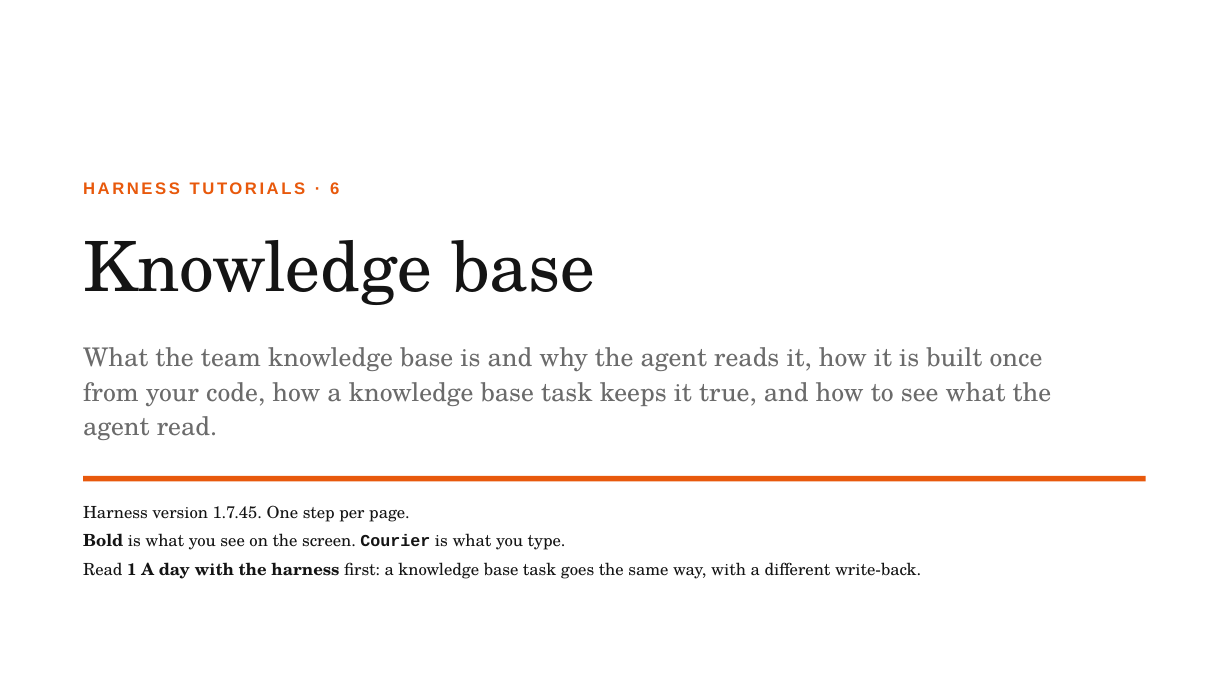
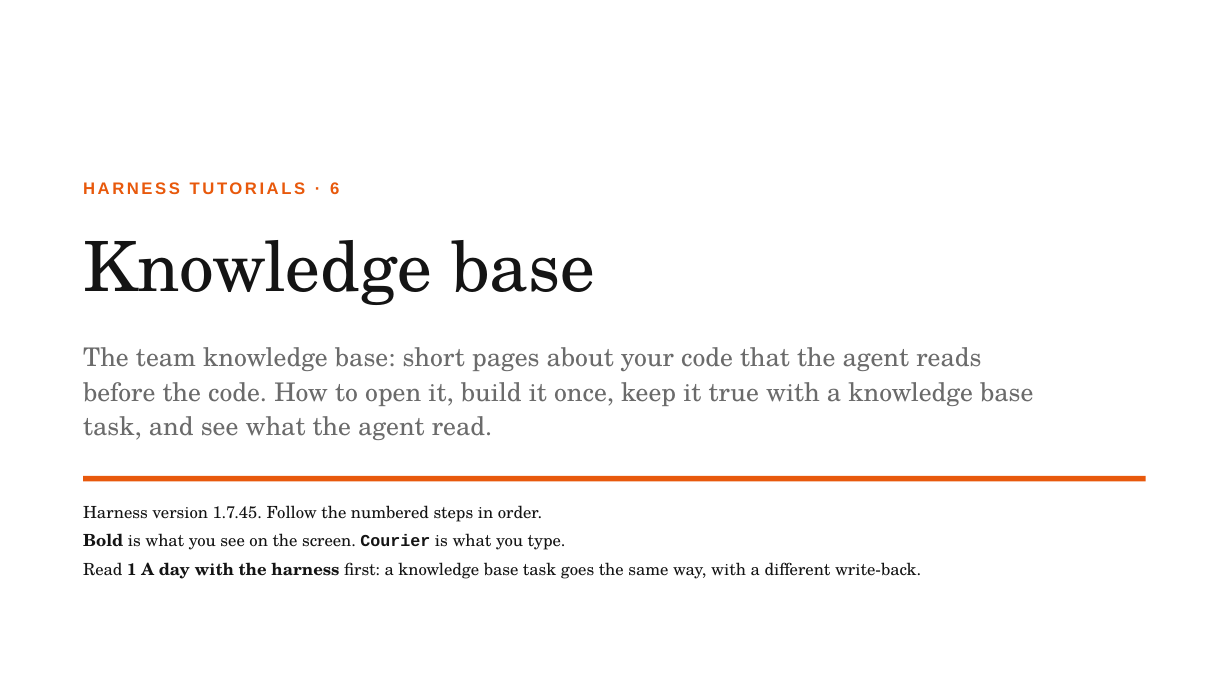
Before and after one commit to Smars-Bin-Hu/ai-exploration, a slide deck: slide 1 of source/tutorials/6_kb.pptx. Drawn at 1232x693 pixels with LibreOffice and Linux fonts; fonts in the diff are those of the drawing. Boxes give left, top, right and bottom in pixels: in the first picture for what was removed or moved away, otherwise in the second. Text is boxed around its words. In the diff, an @@ line names an element or a change of style, - is before the commit and + after.

```diff
--- a/source/tutorials/6_kb.pptx
+++ b/source/tutorials/6_kb.pptx
@@ text at (x1=83, y1=347, x2=1033, y2=440): text changed @@
-What the team knowledge base is and why the agent reads it, how it is built once from your code, how a knowledge base task keeps it true, and how to see what the agent read.
+The team knowledge base: short pages about your code that the agent reads before the code. How to open it, build it once, keep it true with a knowledge base task, and see what the agent read.
@@ text at (x1=83, y1=505, x2=542, y2=522): text changed @@
-Harness version 1.7.45. One step per page.
+Harness version 1.7.45. Follow the numbered steps in order.
```
Also in this commit, not shown: 6 other slides changed, 10 slides added, 7 slides removed, 15 other files.
